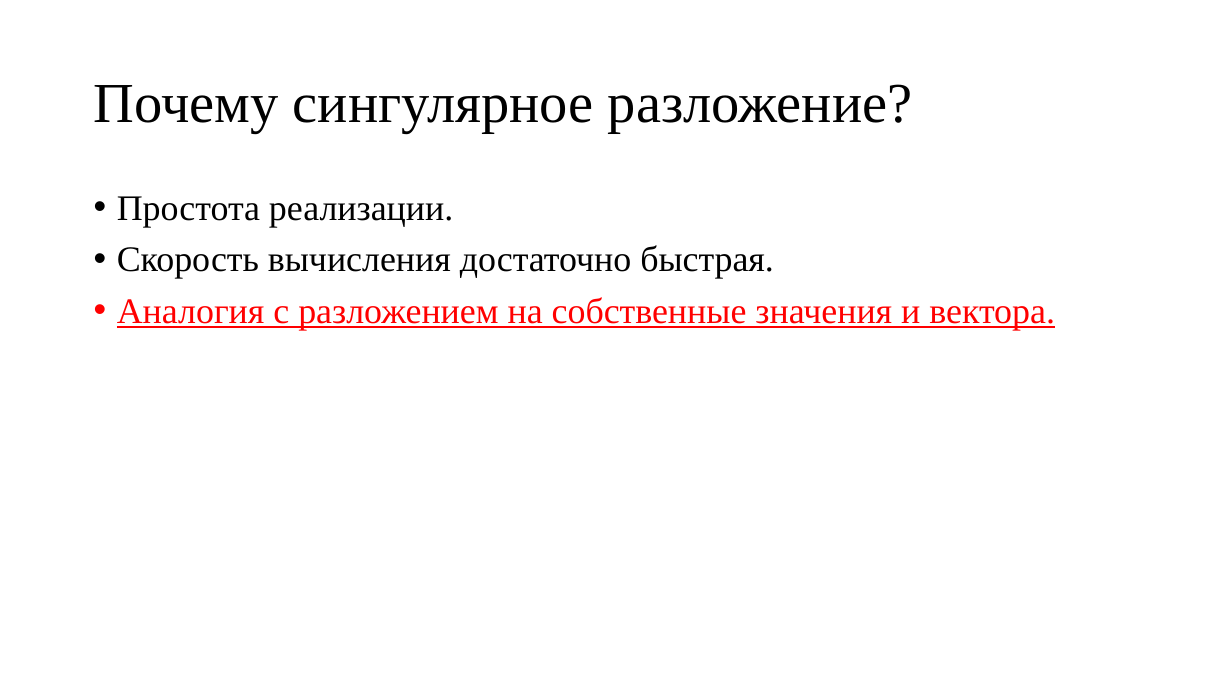
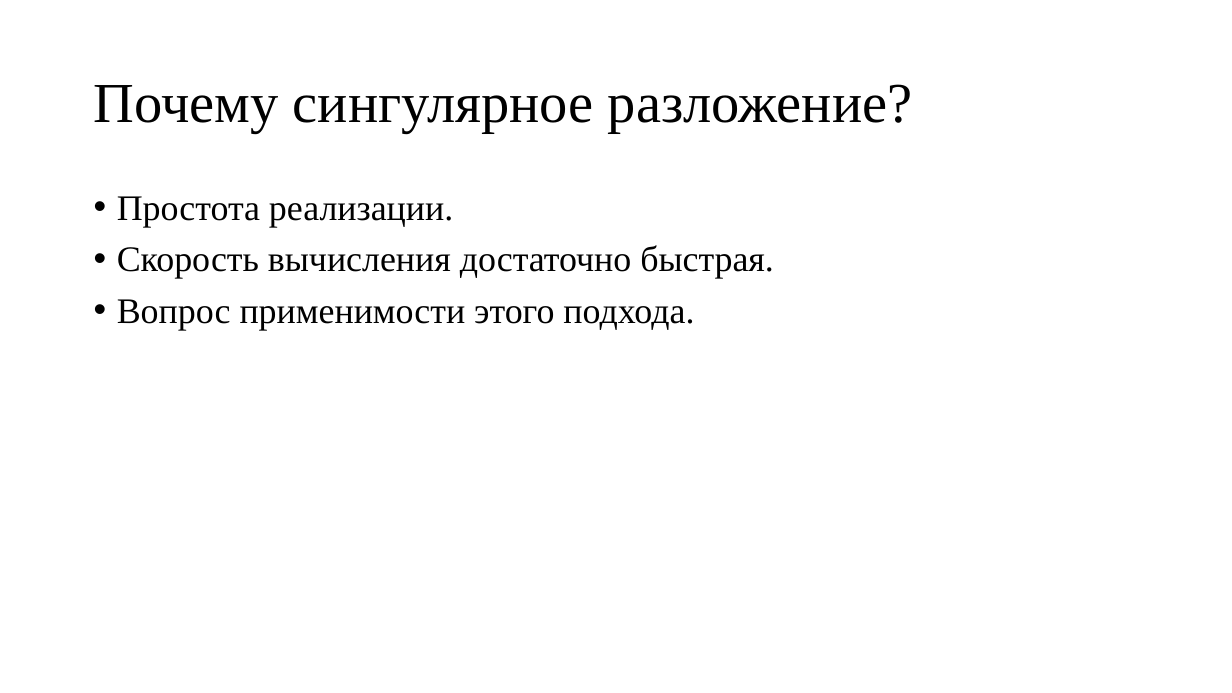
Before and after one commit to sven4500/masters-diploma, a slide deck: slide 17 of Презентация/Пезентация.ppt. Drawn at 1232x693 pixels with LibreOffice and Linux fonts; fonts in the diff are those of the drawing. Boxes give left, top, right and bottom in pixels: in the first picture for what was removed or moved away, otherwise in the second. Text is boxed around its words. In the diff, an @@ line names an element or a change of style, - is before the commit and + after.

```diff
--- a/Презентация/Пезентация.ppt
+++ b/Презентация/Пезентация.ppt
@@ text at [117,299,694,330]: text changed; text colour #FF0000 to #000000 @@
-• Аналогия с разложением на собственные значения и вектора.
+• Вопрос применимости этого подхода.
```
Also in this commit, not shown: 1 other slide changed, 6 slides added, 5 slides removed, 3 other files.
